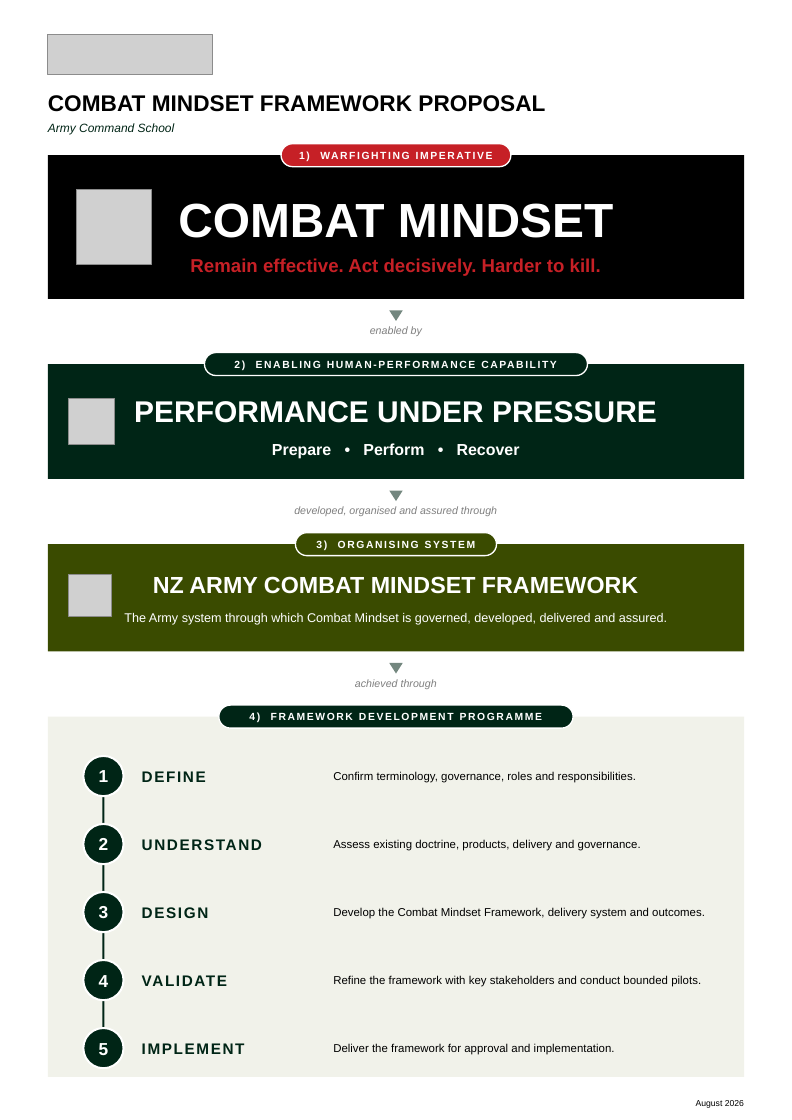
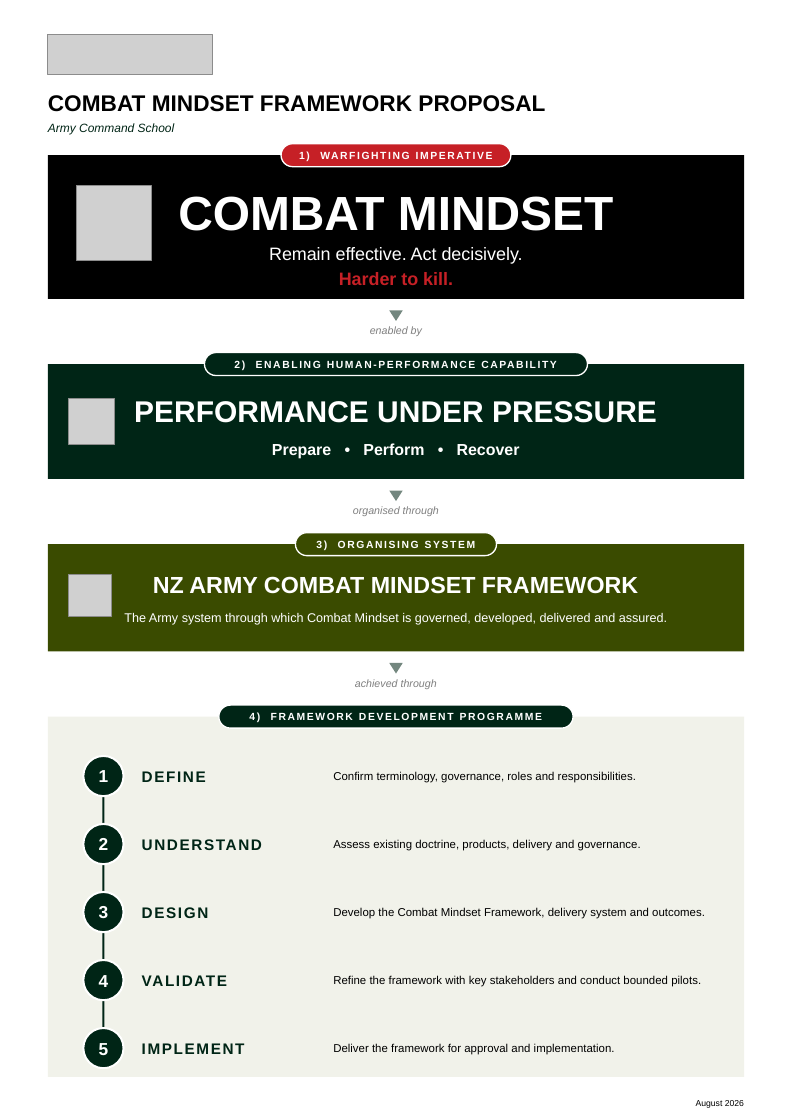
Before and after one commit to TacEdge/PUP, a slide deck: slide 1 of output/combat-mindset-onepager-portrait.pptx. Drawn at 792x1120 pixels with LibreOffice and Linux fonts; fonts in the diff are those of the drawing; grey boxes stand for pictures. Boxes give left, top, right and bottom in pixels: in the first picture for what was removed or moved away, otherwise in the second. Text is boxed around its words. In the diff, an @@ line names an element or a change of style, - is before the commit and + after.

```diff
--- a/output/combat-mindset-onepager-portrait.pptx
+++ b/output/combat-mindset-onepager-portrait.pptx
@@ text "COMBAT MINDSET": place and size @@
-text "COMBAT MINDSET" at (178, 203, 613, 238)
+text "COMBAT MINDSET" at (178, 196, 613, 231)
@@ picture: place and size @@
-picture at (77, 190, 151, 264)
+picture at (77, 186, 151, 260)
@@ text at (269, 247, 523, 264): text changed; size 14 to 13.5 pt; text colour #C62026 to #FFFFFF; bold off @@
-Remain effective. Act decisively. Harder to kill.
+Remain effective. Act decisively.
@@ text added at (339, 272, 453, 285), 13.5 pt, text #C62026, bold @@
+Harder to kill.
@@ text at (353, 506, 439, 516): text changed @@
-developed, organised and assured through
+organised through
```
Also in this commit, not shown: 5 other files.
